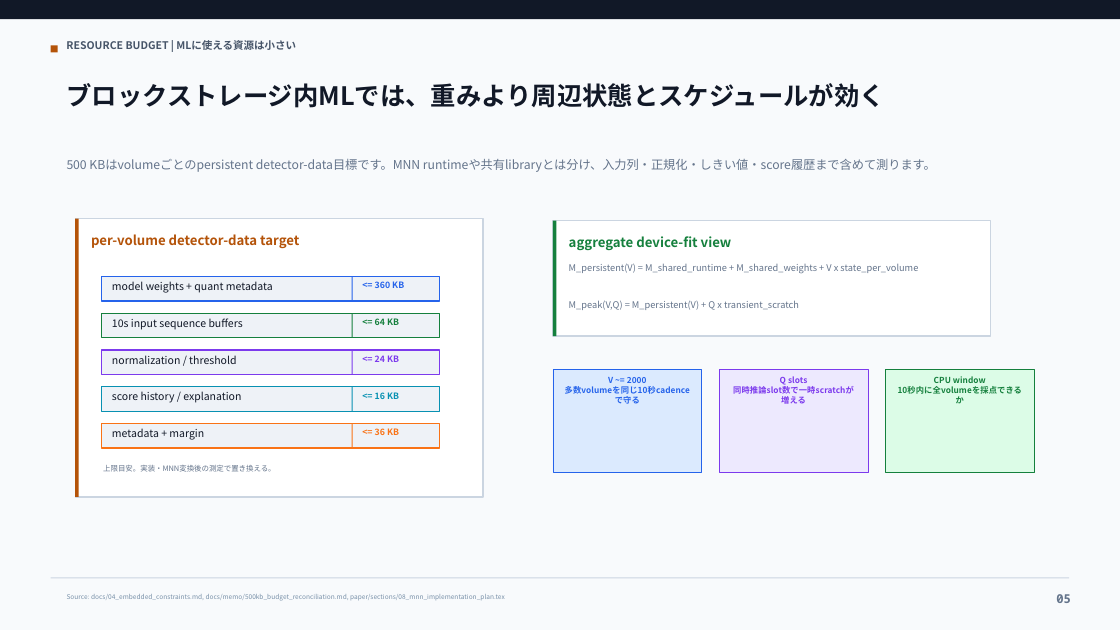
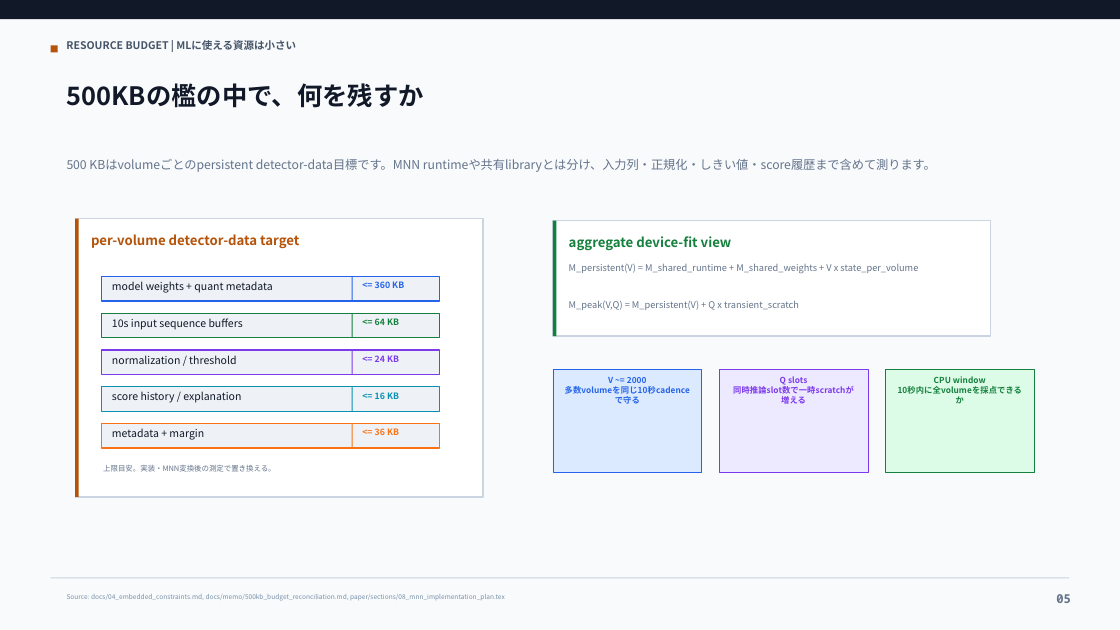
Before and after one commit to t0m0h1r0/research-anomaly, a slide deck: slide 5 of paper/presentations/storage_embedded_ransomware_sponsor_brief.pptx. Drawn at 1120x630 pixels with LibreOffice and Linux fonts; fonts in the diff are those of the drawing. Boxes give left, top, right and bottom in pixels: in the first picture for what was removed or moved away, otherwise in the second. Text is boxed around its words. In the diff, an @@ line names an element or a change of style, - is before the commit and + after.

```diff
--- a/paper/presentations/storage_embedded_ransomware_sponsor_brief.pptx
+++ b/paper/presentations/storage_embedded_ransomware_sponsor_brief.pptx
@@ text at (x1=67, y1=83, x2=424, y2=108): text changed @@
-ブロックストレージ内MLでは、重みより周辺状態とスケジュールが効く
+500KBの檻の中で、何を残すか
```
Also in this commit, not shown: 5 other slides changed, 12 other files.
